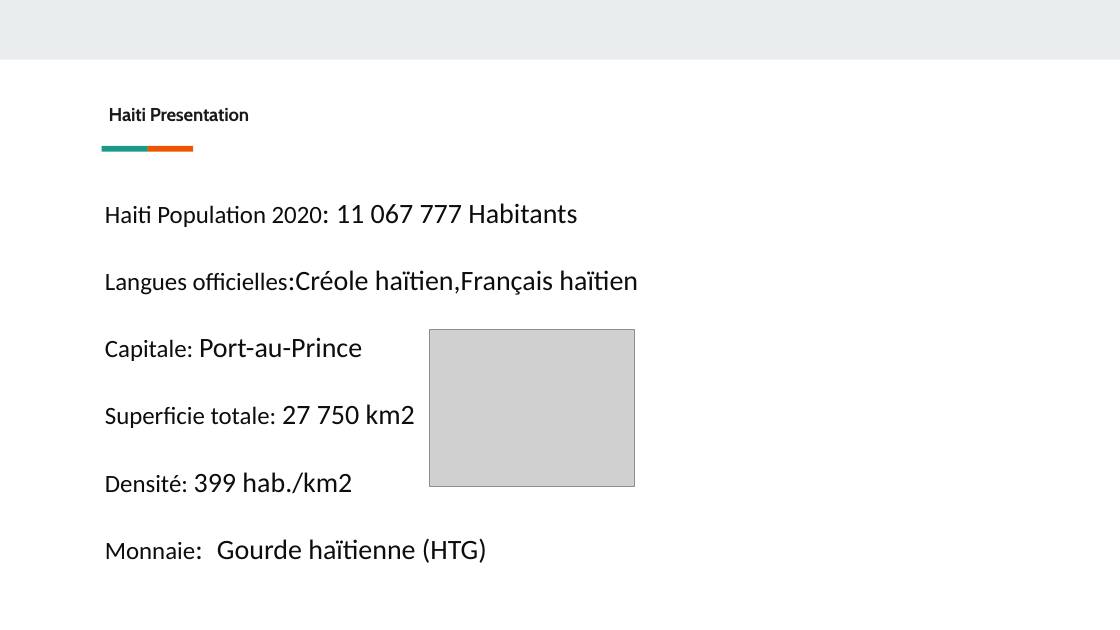
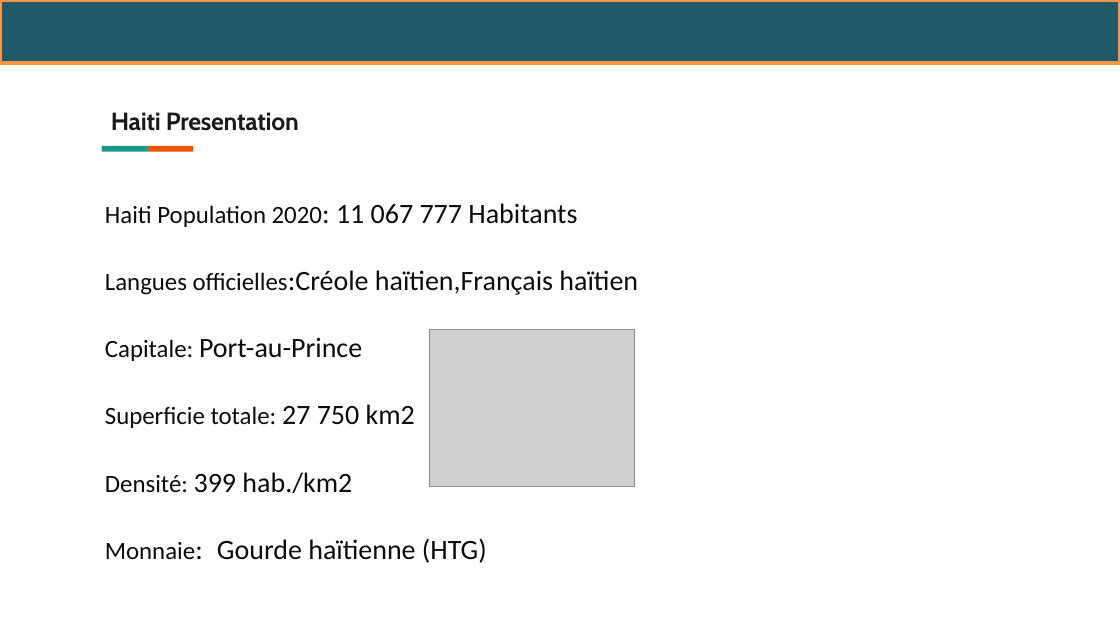
Before and after one commit to Thermoris1212/Ayiti-Analytics-Capstone-project, a slide deck: slide 2 of présentationCapstone.pptx (slide 3 before the commit). Drawn at 1120x630 pixels with LibreOffice and Linux fonts; fonts in the diff are those of the drawing; grey boxes stand for pictures; background and template pictures are left out. Boxes give left, top, right and bottom in pixels: in the first picture for what was removed or moved away, otherwise in the second. Text is boxed around its words. In the diff, an @@ line names an element or a change of style, - is before the commit and + after.

```diff
--- a/présentationCapstone.pptx
+++ b/présentationCapstone.pptx
@@ rectangle added at [0,0,1120,63], fill #215968, outline #F79646 2 pt @@
@@ title "Haiti Presentation" at [111,112,299,131]: size 12 to 16 pt @@
```
Also in this commit, not shown: 2 other slides changed, 9 slides added, 3 slides removed.
